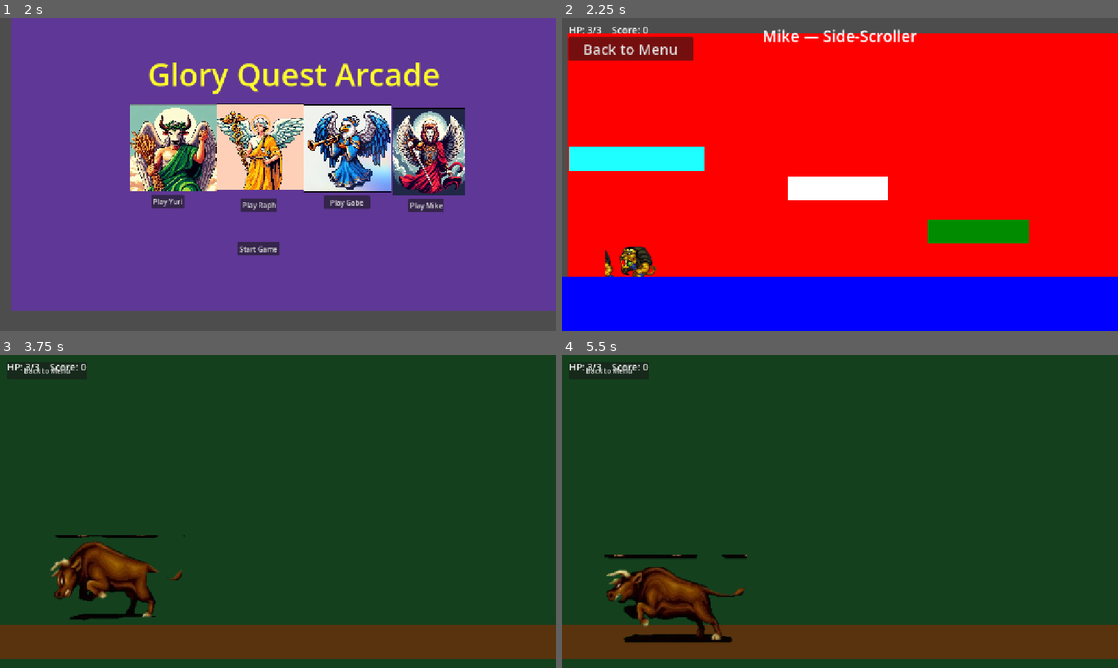
Above: before the commit, frames 1-4 (two rows, left to right).
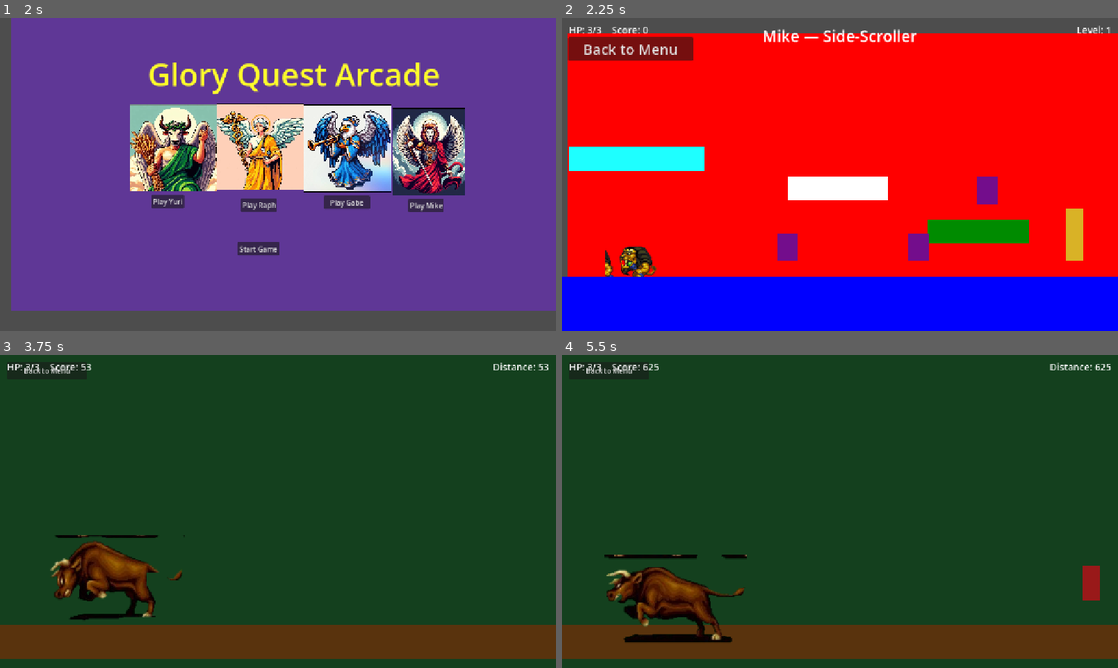
Above: after the commit, the same moments.

Repository: khrollo963/Occult-Video-Game-
Game: Godot game, scene res://scenes/UI/main_menu.tscn
Two runs of this game, one before a commit and one after it. Both use one fixed random seed, a clock stepped at 60 frames per second and the inputs below.
Inputs:
- Up to frame 1 (2 s): click "Start Game" at 0.5 s; click "Back to Menu" at 1.25 s
- Up to frame 2 (2.25 s): click "Start Game" at 2 s
- Up to frame 3 (3.75 s): click "Back to Menu" at 2.75 s; click "Play Yuri" at 3.5 s
- Up to frame 4 (5.5 s): tap Enter (attack) at 4.25, 4.35, 5.1 s; hold D (move_right) from 4.28 s (still down); tap Space (jump) at 4.52, 4.82, 5.27 s

Frame 1 is identical in both runs. In frame 2, 1.6% of the frame differs, in the area x 38-99%, y 2-78%; in frame 3, 0.1%; in frame 4, 0.5%.
Error before the commit: Parse Error: Class "GameManager" hides an autoload singleton. (res://scripts/game_manager.gd:2)

Commit message:
Fix GameManager autoload parse error by removing conflicting class_name.
Godot forbids using the same name for class_name and an autoload singleton.

Co-authored-by: Cursor <cursoragent@cursor.com>

Diff:
--- a/scripts/game_manager.gd
+++ b/scripts/game_manager.gd
@@ -1,5 +1,4 @@
 extends Node
-class_name GameManager
 
 signal health_changed(current: int, maximum: int)
 signal score_changed(score: int)
